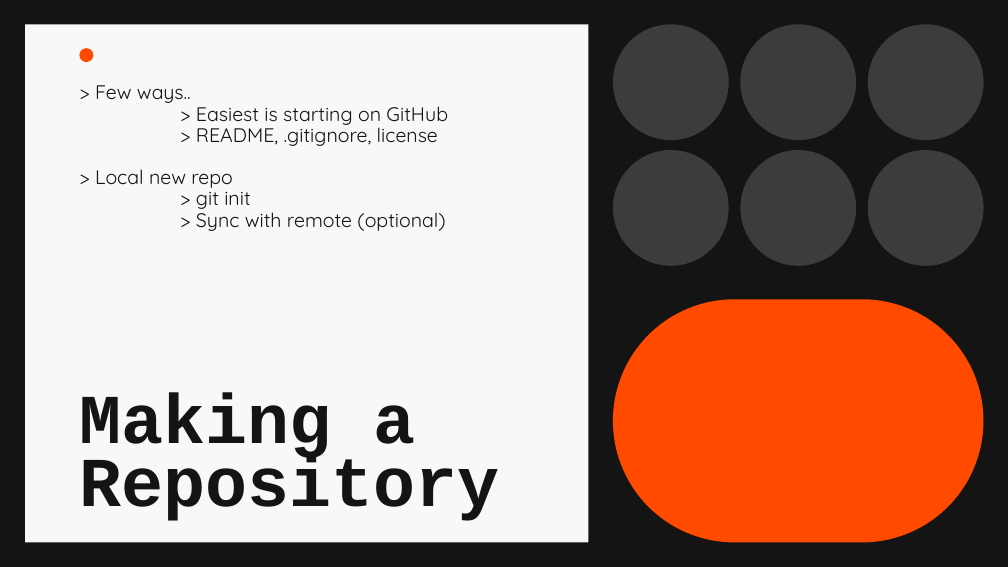
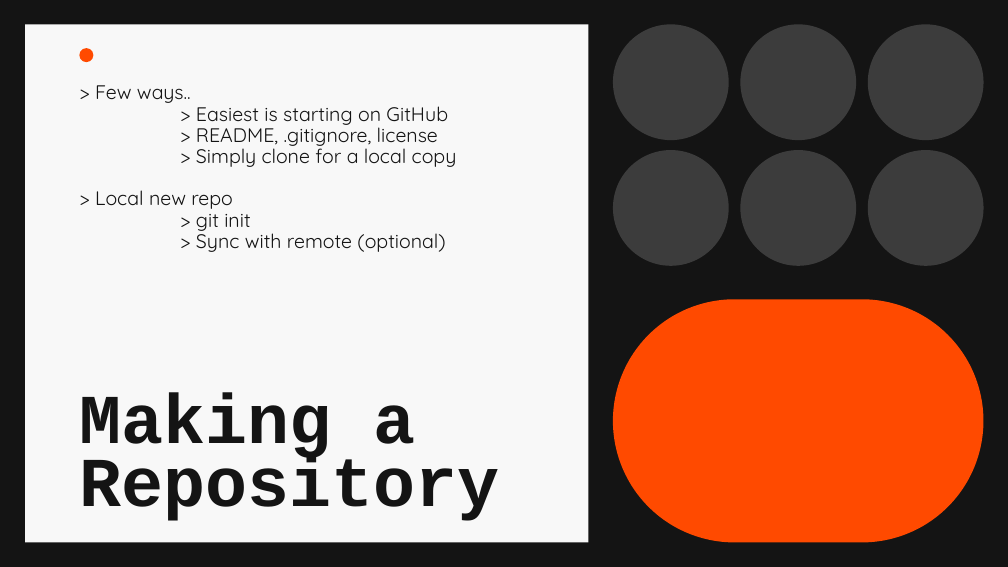
Before and after one commit to Druyv/GitGud, a slide deck: slide 11 of Basics/GitGud.pptx. Drawn at 1008x567 pixels with LibreOffice and Linux fonts; fonts in the diff are those of the drawing. Boxes give left, top, right and bottom in pixels: in the first picture for what was removed or moved away, otherwise in the second. Text is boxed around its words. In the diff, an @@ line names an element or a change of style, - is before the commit and + after.

```diff
--- a/Basics/GitGud.pptx
+++ b/Basics/GitGud.pptx
@@ subtitle at box(95, 121, 457, 252): text changed @@
-> README, .gitignore, license
-> Local new repo
-> git init
-> Sync with remote (optional)
+> README, .gitignore, license
+> Simply clone for a local copy
+> Local new repo
+> git init
+> Sync with remote (optional)
```
Also in this commit, not shown: 1 other slide changed, 3 other files.
